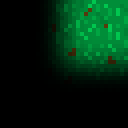
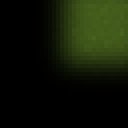
Before/after of a w=128, h=128 layered artwork. What changed in the layer stack:
added layer "grass-tile (1)" above "Layer 1" over <box>40,0,128,88</box>
